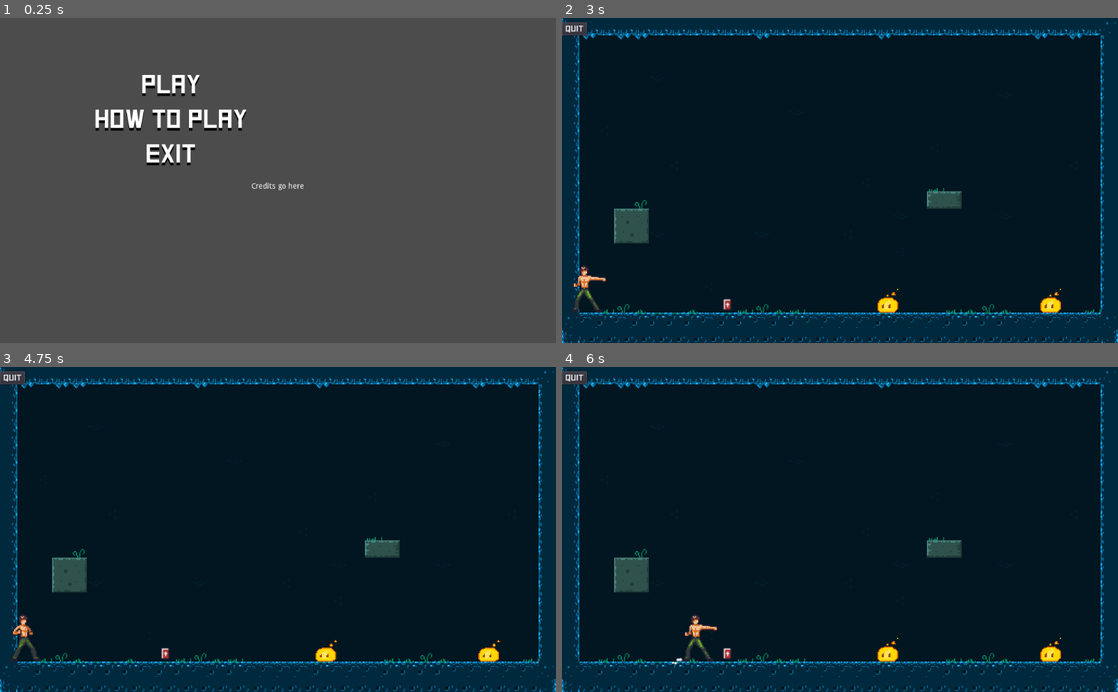
Above: before the commit, frames 1-4 (two rows, left to right).
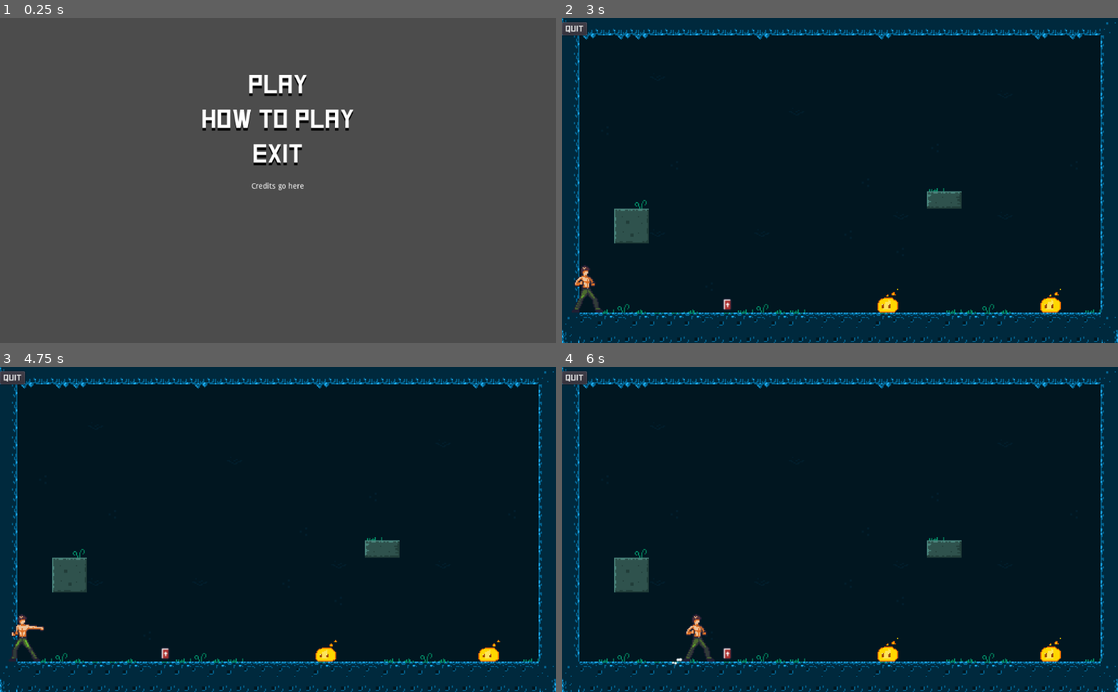
Above: after the commit, the same moments.

Repository: isabellaboone/Godot-Game
Game: Godot game, scene res://Runner.tscn
The game is run twice, just before and just after one commit, with the same random seed, the same clock (stepped at 60 frames per second) and the same inputs.
Inputs (mouse positions are in pixels of both pictures, inside the frame that each line leads up to):
- Up to frame 1 (0.25 s): no input
- Up to frame 2 (3 s): click "HOW TO PLAY" at 0.5 s; click (840, 242) at 1.25 s, where only the run after the commit has a clickable "RETURN"; click "PLAY" at 2 s; move the mouse to (962, 164) at 2.77 s; press the mouse at (962, 164) at 2.78 s; hold D (move_right) from 2.78 s (still down)
- Up to frame 3 (4.75 s): tap W (jump) at 3.02, 3.77 s; move the mouse to (166, 545) at 3.52 s; release D (move_right) at 3.53 s; release the mouse at (166, 545) at 3.53 s; hold S (down) 3.53-4.28 s; click (166, 545) at 3.6 s; move the mouse to (333, 458) at 4.27 s; press the mouse at (333, 458) at 4.28 s; hold D (move_right) from 4.28 s (still down)
- Up to frame 4 (6 s): move the mouse to (812, 594) at 5.02 s; release the mouse at (812, 594) at 5.03 s; click (812, 594) at 5.1 s; tap W (jump) at 5.27 s; move the mouse to (1006, 578) at 5.77 s; release D (move_right) at 5.78 s; press the mouse at (1006, 578) at 5.78 s; hold A (move_left) from 5.78 s (still down)

The runs differ from the first frame. In frame 1, 3.0% of the frame differs, in the area x 17-64%, y 17-46%; in frame 2, 0.3%; in frame 3, 0.3%; in frame 4, 0.3%.

Commit message:
Fixed title screen, added how to play

Diff:
--- a/FireSlime.tscn
+++ b/FireSlime.tscn
@@ -100,7 +100,7 @@
 position = Vector2( -4, -8.5 )
 frames = SubResource( 13 )
 animation = "New Anim"
-frame = 4
+frame = 5
 playing = true
 
 [node name="HurtBox" type="Area2D" parent="."]
--- a/Player.tscn
+++ b/Player.tscn
@@ -117,7 +117,7 @@
 visible = false
 frames = SubResource( 16 )
 animation = "run"
-frame = 2
+frame = 7
 playing = true
 centered = false
 
@@ -139,7 +139,6 @@
 visible = false
 frames = SubResource( 16 )
 animation = "punch"
-frame = 2
 playing = true
 centered = false
 
--- /dev/null
+++ b/Rat_NPC.tscn
@@ -0,0 +1,83 @@
+[gd_scene load_steps=11 format=2]
+
+[ext_resource path="res://Assets/RatFolk/PNG/48x64_scale2x/ratfolk-m-base.png" type="Texture" id=1]
+
+[sub_resource type="AtlasTexture" id=1]
+flags = 4
+atlas = ExtResource( 1 )
+region = Rect2( 48, 128, 48, 64 )
+
+[sub_resource type="AtlasTexture" id=2]
+flags = 4
+atlas = ExtResource( 1 )
+region = Rect2( 0, 192, 48, 64 )
+
+[sub_resource type="AtlasTexture" id=3]
+flags = 4
+atlas = ExtResource( 1 )
+region = Rect2( 48, 192, 48, 64 )
+
+[sub_resource type="AtlasTexture" id=4]
+flags = 4
+atlas = ExtResource( 1 )
+region = Rect2( 96, 192, 48, 64 )
+
+[sub_resource type="AtlasTexture" id=5]
+flags = 4
+atlas = ExtResource( 1 )
+region = Rect2( 0, 64, 48, 64 )
+
+[sub_resource type="AtlasTexture" id=6]
+flags = 4
+atlas = ExtResource( 1 )
+region = Rect2( 48, 64, 48, 64 )
+
+[sub_resource type="AtlasTexture" id=7]
+flags = 4
+atlas = ExtResource( 1 )
+region = Rect2( 96, 64, 48, 64 )
+
+[sub_resource type="SpriteFrames" id=8]
+animations = [ {
+"frames": [ SubResource( 1 ) ],
+"loop": true,
+"name": "stand",
+"speed": 5.0
+}, {
+"frames": [ SubResource( 2 ), SubResource( 3 ), SubResource( 4 ) ],
+"loop": true,
+"name": "walk_left",
+"speed": 5.0
+}, {
+"frames": [ SubResource( 5 ), SubResource( 6 ), SubResource( 7 ) ],
+"loop": true,
+"name": "walk_right",
+"speed": 5.0
+} ]
+
+[sub_resource type="RectangleShape2D" id=9]
+extents = Vector2( 16.1666, 25.9502 )
+
+[node name="Rat" type="KinematicBody2D"]
+
+[node name="Stand" type="AnimatedSprite" parent="."]
+frames = SubResource( 8 )
+animation = "stand"
+playing = true
+
+[node name="Walk_Left" type="AnimatedSprite" parent="."]
+visible = false
+frames = SubResource( 8 )
+animation = "walk_left"
+frame = 1
+playing = true
+
+[node name="Walk_Right" type="AnimatedSprite" parent="."]
+visible = false
+frames = SubResource( 8 )
+animation = "walk_right"
+playing = true
+
+[node name="Collision" type="CollisionShape2D" parent="."]
+position = Vector2( 0.0834274, 5.1725 )
+shape = SubResource( 9 )
--- a/TitleScreen.gd
+++ b/TitleScreen.gd
@@ -9,6 +9,7 @@
 
 func _on_HowToPlayButton_pressed():
 	print("How to play")
+	get_tree().change_scene("res://TutorialScene.tscn")
 
 func _on_ExitButton_pressed():
 	print("Exit")
--- a/TitleScreen.tscn
+++ b/TitleScreen.tscn
@@ -35,7 +35,7 @@
 size_flags_vertical = 3
 
 [node name="Buttons" type="VBoxContainer" parent="Menu/CenterRow"]
-margin_right = 390.0
+margin_right = 784.0
 margin_bottom = 216.0
 size_flags_horizontal = 3
 size_flags_vertical = 3
@@ -43,34 +43,18 @@
 
 [node name="PlayButton" parent="Menu/CenterRow/Buttons" instance=ExtResource( 4 )]
 margin_top = 14.0
-margin_right = 390.0
 margin_bottom = 74.0
 rect_min_size = Vector2( 360, 60 )
 
 [node name="HowToPlayButton" parent="Menu/CenterRow/Buttons" instance=ExtResource( 1 )]
 margin_top = 78.0
-margin_right = 390.0
 margin_bottom = 138.0
 rect_min_size = Vector2( 360, 60 )
 
 [node name="ExitButton" parent="Menu/CenterRow/Buttons" instance=ExtResource( 3 )]
 margin_top = 142.0
-margin_right = 390.0
 margin_bottom = 202.0
 rect_min_size = Vector2( 360, 60 )
-
-[node name="CenterContainer" type="CenterContainer" parent="Menu/CenterRow"]
-margin_left = 394.0
-margin_right = 784.0
-margin_bottom = 216.0
-size_flags_horizontal = 3
-size_flags_vertical = 3
-
-[node name="Character" type="TextureRect" parent="Menu/CenterRow/CenterContainer"]
-margin_left = 195.0
-margin_top = 108.0
-margin_right = 195.0
-margin_bottom = 108.0
 
 [node name="VBoxContainer" type="VBoxContainer" parent="Menu"]
 margin_top = 224.0
--- /dev/null
+++ b/TutorialScene.gd
@@ -0,0 +1,20 @@
+extends Control
+
+
+# Declare member variables here. Examples:
+# var a = 2
+# var b = "text"
+
+
+# Called when the node enters the scene tree for the first time.
+func _ready():
+	pass # Replace with function body.
+
+
+# Called every frame. 'delta' is the elapsed time since the previous frame.
+#func _process(delta):
+#	pass
+
+
+func _on_Button_pressed():
+	get_tree().change_scene("res://TitleScreen.tscn")
--- /dev/null
+++ b/TutorialScene.tscn
@@ -0,0 +1,100 @@
+[gd_scene load_steps=8 format=2]
+
+[ext_resource path="res://TutorialScene.gd" type="Script" id=1]
+[ext_resource path="res://Assets/title_screen/Square.ttf" type="DynamicFontData" id=2]
+[ext_resource path="res://Assets/title_screen/mouse_click.png" type="Texture" id=3]
+[ext_resource path="res://Assets/title_screen/wasd.png" type="Texture" id=4]
+
+[sub_resource type="DynamicFont" id=2]
+font_data = ExtResource( 2 )
+
+[sub_resource type="DynamicFont" id=3]
+font_data = ExtResource( 2 )
+
+[sub_resource type="DynamicFont" id=4]
+font_data = ExtResource( 2 )
+
+[node name="TutorialScene" type="Control"]
+anchor_right = 1.0
+anchor_bottom = 1.0
+script = ExtResource( 1 )
+__meta__ = {
+"_edit_use_anchors_": false
+}
+
+[node name="VBoxContainer" type="VBoxContainer" parent="."]
+anchor_right = 1.0
+anchor_bottom = 1.0
+margin_left = 120.0
+margin_top = 80.0
+margin_right = -120.0
+margin_bottom = -80.0
+__meta__ = {
+"_edit_use_anchors_": false
+}
+
+[node name="HBoxContainer" type="HBoxContainer" parent="VBoxContainer"]
+margin_right = 784.0
+margin_bottom = 218.0
+size_flags_vertical = 3
+
+[node name="VBoxContainer" type="VBoxContainer" parent="VBoxContainer/HBoxContainer"]
+margin_right = 390.0
+margin_bottom = 218.0
+size_flags_horizontal = 3
+size_flags_vertical = 3
+alignment = 1
+
+[node name="mouse" type="TextureRect" parent="VBoxContainer/HBoxContainer/VBoxContainer"]
+margin_top = 66.0
+margin_right = 390.0
+margin_bottom = 130.0
+texture = ExtResource( 3 )
+stretch_mode = 4
+
+[node name="Label" type="Label" parent="VBoxContainer/HBoxContainer/VBoxContainer"]
+margin_top = 134.0
+margin_right = 390.0
+margin_bottom = 152.0
+custom_fonts/font = SubResource( 2 )
+text = "LEFT CLICK TO HIT"
+align = 1
+valign = 1
+
+[node name="VBoxContainer2" type="VBoxContainer" parent="VBoxContainer/HBoxContainer"]
+margin_left = 394.0
+margin_right = 784.0
+margin_bottom = 218.0
+size_flags_horizontal = 3
+size_flags_vertical = 3
+alignment = 1
+
+[node name="keys" type="TextureRect" parent="VBoxContainer/HBoxContainer/VBoxContainer2"]
+margin_top = 66.0
+margin_right = 390.0
+margin_bottom = 130.0
+texture = ExtResource( 4 )
+stretch_mode = 4
+
+[node name="Label" type="Label" parent="VBoxContainer/HBoxContainer/VBoxContainer2"]
+margin_top = 134.0
+margin_right = 390.0
+margin_bottom = 152.0
+custom_fonts/font = SubResource( 3 )
+text = "TO MOVE"
+align = 1
+
+[node name="VBoxContainer" type="VBoxContainer" parent="VBoxContainer"]
+margin_top = 222.0
+margin_right = 784.0
+margin_bottom = 440.0
+size_flags_vertical = 3
+alignment = 1
+
+[node name="Button" type="Button" parent="VBoxContainer/VBoxContainer"]
+margin_top = 97.0
+margin_right = 784.0
+margin_bottom = 121.0
+custom_fonts/font = SubResource( 4 )
+text = "RETURN"
+[connection signal="pressed" from="VBoxContainer/VBoxContainer/Button" to="." method="_on_Button_pressed"]
Not shown, added: Assets/RatFolk/CHANGES.txt
Not shown, added: Assets/RatFolk/LICENSE-CC-BY-3.0.txt
Not shown, added: Assets/RatFolk/LICENSE-CC-BY-4.0.txt
Not shown, added: Assets/RatFolk/LICENSE-OGA-BY-3.0.txt
Binary file added: Assets/RatFolk/PNG/24x32/archrat-001.png
Not shown, added: Assets/RatFolk/PNG/24x32/archrat-001.png.import
Binary file added: Assets/RatFolk/PNG/24x32/ratfolk-f-base.png
Not shown, added: Assets/RatFolk/PNG/24x32/ratfolk-f-base.png.import
Binary file added: Assets/RatFolk/PNG/24x32/ratfolk-f-chef-001.png
Not shown, added: Assets/RatFolk/PNG/24x32/ratfolk-f-chef-001.png.import
Binary file added: Assets/RatFolk/PNG/24x32/ratfolk-m-base.png
Not shown, added: Assets/RatFolk/PNG/24x32/ratfolk-m-base.png.import
(and 34 more such lines)
